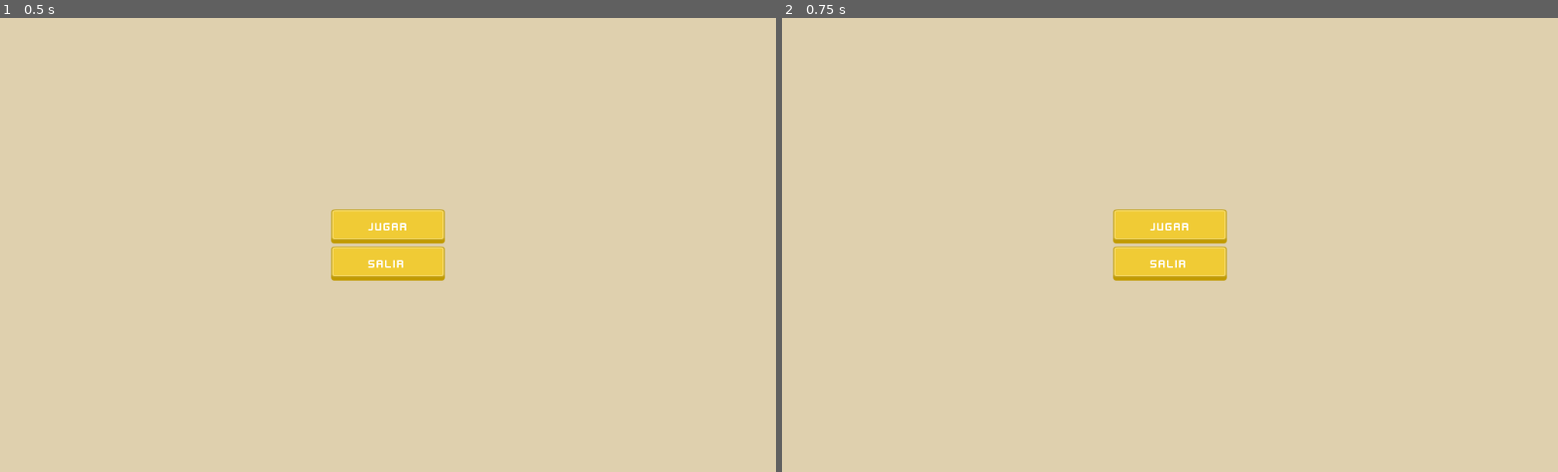
Above: before the commit, frames 1-2 (left to right).
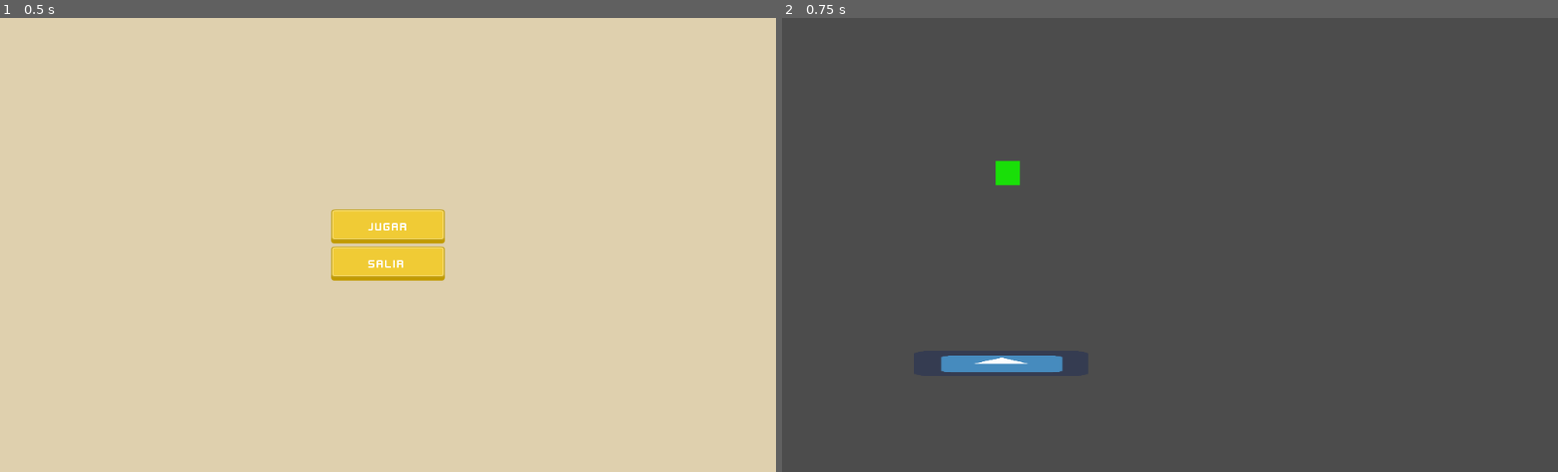
Above: after the commit, the same moments.

Repository: santyarellano/Shattered
Game: Godot game, scene res://Niveles/menuPrincipal.tscn
Two runs of this game, one before a commit and one after it. Both use one fixed random seed, a clock stepped at 60 frames per second and the inputs below. Before the commit the project has no main scene; this scene is started directly in both runs. The engine's default icon, where the game draws it, is replaced by a stand-in: a white triangle on a blue panel in a dark square.
Inputs:
- Up to frame 1 (0.5 s): no input
- Up to frame 2 (0.75 s): click "JUGAR" at 0.5 s

Frame 1 is identical in both runs. In frame 2, 100% of the frame differs, in the area x 0-100%, y 0-100%.

Commit message:
script botones

Diff:
--- a/Niveles/Control.gd
+++ b/Niveles/Control.gd
@@ -14,3 +14,11 @@
 # Called every frame. 'delta' is the elapsed time since the previous frame.
 #func _process(delta):
 #	pass
+
+
+func _on_Jugar_pressed():
+	get_tree().change_scene("res://Niveles/Playground.tscn")
+
+
+func _on_Salir_pressed():
+	get_tree().quit()
--- /dev/null
+++ b/Niveles/NodoQ.tscn
@@ -0,0 +1,3 @@
+[gd_scene format=2]
+
+[node name="Nivel" type="Node"]
--- a/Niveles/menuPrincipal.tscn
+++ b/Niveles/menuPrincipal.tscn
@@ -1,8 +1,9 @@
-[gd_scene load_steps=5 format=2]
+[gd_scene load_steps=6 format=2]
 
 [ext_resource path="res://Niveles/buttonLarge.png" type="Texture" id=1]
 [ext_resource path="res://Niveles/Font/kenvector_future_thin.ttf" type="DynamicFontData" id=2]
 [ext_resource path="res://Niveles/UI/UIbg.png" type="Texture" id=3]
+[ext_resource path="res://Niveles/Control.gd" type="Script" id=4]
 
 [sub_resource type="DynamicFont" id=1]
 font_data = ExtResource( 2 )
@@ -12,6 +13,7 @@
 [node name="Control" type="Control" parent="."]
 anchor_right = 1.0
 anchor_bottom = 1.0
+script = ExtResource( 4 )
 __meta__ = {
 "_edit_use_anchors_": false
 }
@@ -83,3 +85,5 @@
 __meta__ = {
 "_edit_use_anchors_": false
 }
+[connection signal="pressed" from="Control/VBoxContainer/Jugar" to="Control" method="_on_Jugar_pressed"]
+[connection signal="pressed" from="Control/VBoxContainer/Salir" to="Control" method="_on_Salir_pressed"]
--- a/Obj/Player/Player.gd
+++ b/Obj/Player/Player.gd
@@ -1,50 +1,16 @@
-extends KinematicBody2D
+extends RigidBody2D
 
 
 # Declare member variables here. Examples:
-export var walk_spd = 100
-export var jump_power = -300
-export var gravity = 1200
-var right = 0
-var left = 0
-var walk_vel = 0
-var velocity = Vector2()
-var jumping = false
+# var a = 2
+# var b = "text"
 
 
 # Called when the node enters the scene tree for the first time.
 func _ready():
-	#position.x = 400
-	#position.y = 300
-	pass
+	pass # Replace with function body.
 
 
 # Called every frame. 'delta' is the elapsed time since the previous frame.
-func _process(delta):
-	pass
-
-func get_input():
-	# Walking
-	if Input.is_action_pressed("ui_right"):
-		right = 1
-	else:
-		right = 0
-
-	if Input.is_action_pressed("ui_left"):
-		left = 1
-	else:
-		left = 0
-
-	var jump_key = Input.is_action_just_pressed("ui_select")
-	if jump_key and is_on_floor():
-		jumping = true
-		velocity.y = jump_power
-
-	velocity.x = walk_spd*(right - left)
-
-func _physics_process(delta):
-	get_input()
-	velocity.y += gravity * delta
-	if jumping and is_on_floor():
-		jumping = false
-	velocity = move_and_slide(velocity, Vector2(0, -1))
+#func _process(delta):
+#	pass
--- a/project.godot
+++ b/project.godot
@@ -16,6 +16,7 @@
 [application]
 
 config/name="Pieces"
+run/main_scene="res://Niveles/menuPrincipal.tscn"
 config/icon="res://icon.png"
 
 [rendering]
